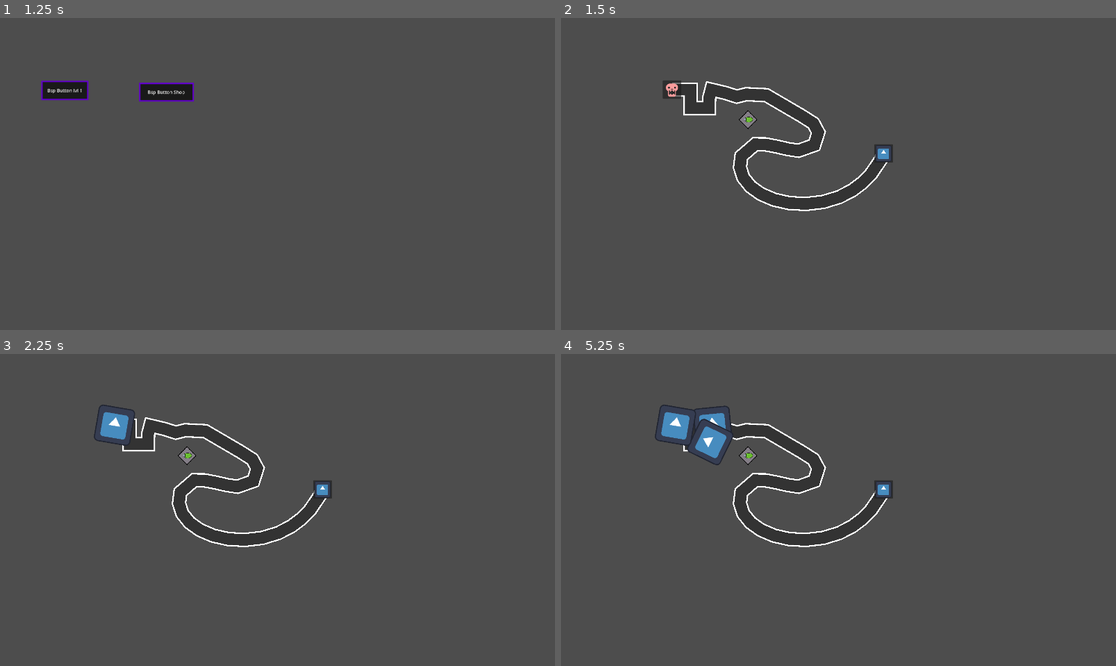
Above: before the commit, frames 1-4 (two rows, left to right).
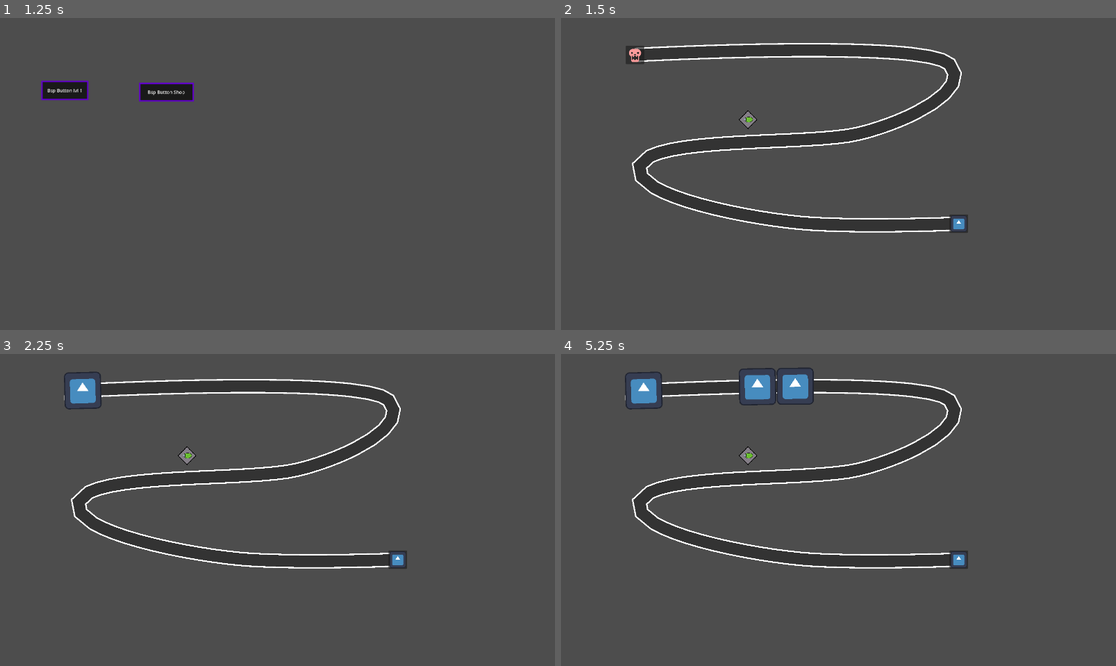
Above: after the commit, the same moments.

Repository: do3les/InfLocher-Tower-Defense
Game: Godot game, scene res://main.tscn
Two runs of this game, one before a commit and one after it. Both use one fixed random seed, a clock stepped at 60 frames per second and the inputs below. The engine's default icon, where the game draws it, is replaced by a stand-in: a white triangle on a blue panel in a dark square.
Inputs (mouse positions are in pixels of both pictures, inside the frame that each line leads up to; where the layout moved, square brackets give the same spot in the first picture):
- Up to frame 1 (1.25 s): click "Start Game" at 0.5 s
- Up to frame 2 (1.5 s): click "Bsp Button lvl 1" at 1.25 s
- Up to frame 3 (2.25 s): click (72, 391) [111, 425] at 2 s
- Up to frame 4 (5.25 s): click (633, 391) [672, 425] at 2.75 s; click (960, 559) [882, 488] at 3.5 s; click (960, 559) [882, 488] at 4.25 s; click (633, 391) [672, 425] at 5 s

Frame 1 is identical in both runs. In frame 2, 12% of the frame differs, in the area x 11-74%, y 8-69%; in frame 3, 12%; in frame 4, 13%, in the area x 11-74%, y 4-69%.
Error before the commit: Parse Error: Expected indented block after function declaration. (res://Turrets/BasicTower.gd:4)

Commit message:
reorganized

Diff:
--- a/Turrets/BasicTower.gd
+++ /dev/null
@@ -1,4 +0,0 @@
-extends "res://Turrets/TurretScript.gd"
-
-
-func _physics_process(delta):
--- a/levels/level_1.tscn
+++ b/levels/level_1.tscn
@@ -1,23 +1,23 @@
 [gd_scene load_steps=4 format=3 uid="uid://bj33742gqt0y"]
 
 [ext_resource type="PackedScene" uid="uid://bictxwblu0emk" path="res://path/path.tscn" id="1_amld6"]
-[ext_resource type="PackedScene" uid="uid://boefrkplkw5pq" path="res://Turrets/BasicTwoer.tscn" id="2_50rgu"]
+[ext_resource type="PackedScene" uid="uid://boefrkplkw5pq" path="res://towers/BasicTower.tscn" id="2_50rgu"]
 
-[sub_resource type="Curve2D" id="Curve2D_q8gqo"]
+[sub_resource type="Curve2D" id="Curve2D_ymw6i"]
 resource_local_to_scene = true
 bake_interval = 64.0
 _data = {
-"points": PackedVector2Array(0, 0, 0, 0, 0, 0, -13.9654, -12.1976, 13.9654, 12.1976, 64, 0, -15.0169, -7.84218, 15.0169, 7.84218, 64, 64, -9.8995, 12.7279, 9.8995, -12.7279, 128, 64, -19.2119, 3.22249, 19.2119, -3.22249, 136, 0, -9.51366, 1.18921, 9.51366, -1.18921, 224, 24, 0, 0, 0, 0, 256, 16, 0, 0, 0, 0, 326.154, 19.1962, 0, 0, 0, 0, 449.231, 91.1818, 48.6458, -66.8129, -48.6458, 66.8129, 492.308, 191.962, 35.5768, -105.315, -35.5768, 105.315, 240, 230.354, -161.185, 32.8403, 161.185, -32.8403, 523.077, 388.722, 0, 0, 0, 0, 732.308, 220.756)
+"points": PackedVector2Array(0, 0, 0, 0, -128, -120, -81.8477, -85.7367, 81.8477, 85.7367, 960, -88, 172.534, -42.4264, -172.534, 42.4264, 648, 152, 35.5768, -105.315, -35.5768, 105.315, -112, 264, -192.298, -12.4145, 192.298, 12.4145, 480, 464, 0, 0, 0, 0, 992, 464)
 }
-point_count = 13
+point_count = 6
 
 [node name="Level 1" type="Node2D"]
 
 [node name="Path" parent="." instance=ExtResource("1_amld6")]
 position = Vector2(384, 248)
-curve = SubResource("Curve2D_q8gqo")
+curve = SubResource("Curve2D_ymw6i")
 
 [node name="Turret" type="Node2D" parent="."]
 
-[node name="BasicTwoer" parent="Turret" instance=ExtResource("2_50rgu")]
+[node name="BasicTower" parent="Turret" instance=ExtResource("2_50rgu")]
 position = Vector2(647, 352)
--- /dev/null
+++ b/towers/BasicTower.gd
@@ -0,0 +1,5 @@
+extends "res://towers/TurretScript.gd"
+
+
+func _physics_process(delta):
+	pass
--- a/Turrets/BasicTwoer.tscn
+++ b/towers/BasicTower.tscn
@@ -1,14 +1,14 @@
 [gd_scene load_steps=5 format=3 uid="uid://boefrkplkw5pq"]
 
-[ext_resource type="Texture2D" uid="uid://dna35p43t8k2m" path="res://assets/Tower Base.svg" id="1_8ilpi"]
-[ext_resource type="Script" path="res://Turrets/BasicTower.gd" id="1_ny5ac"]
-[ext_resource type="Texture2D" uid="uid://cfqiceskhvumo" path="res://assets/BasicTowerHead.svg" id="2_itj4d"]
+[ext_resource type="Script" path="res://towers/BasicTower.gd" id="1_4t2f8"]
+[ext_resource type="Texture2D" uid="uid://dna35p43t8k2m" path="res://assets/Tower Base.svg" id="2_xlxxe"]
+[ext_resource type="Texture2D" uid="uid://cfqiceskhvumo" path="res://assets/BasicTowerHead.svg" id="3_66q3f"]
 
 [sub_resource type="CircleShape2D" id="CircleShape2D_jpl4i"]
 radius = 0.01
 
 [node name="BasicTower" type="Node2D"]
-script = ExtResource("1_ny5ac")
+script = ExtResource("1_4t2f8")
 
 [node name="Range" type="Area2D" parent="."]
 
Not shown: 1 places in towers/BasicTower.tscn that only renumber resources
Renamed: Turrets/TurretScript.gd -> towers/TurretScript.gd
